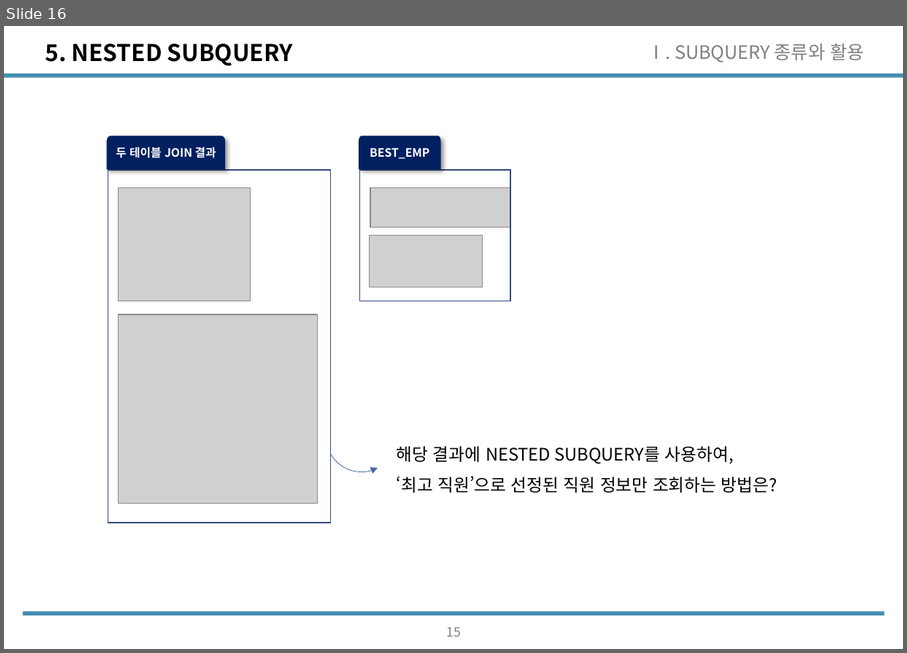
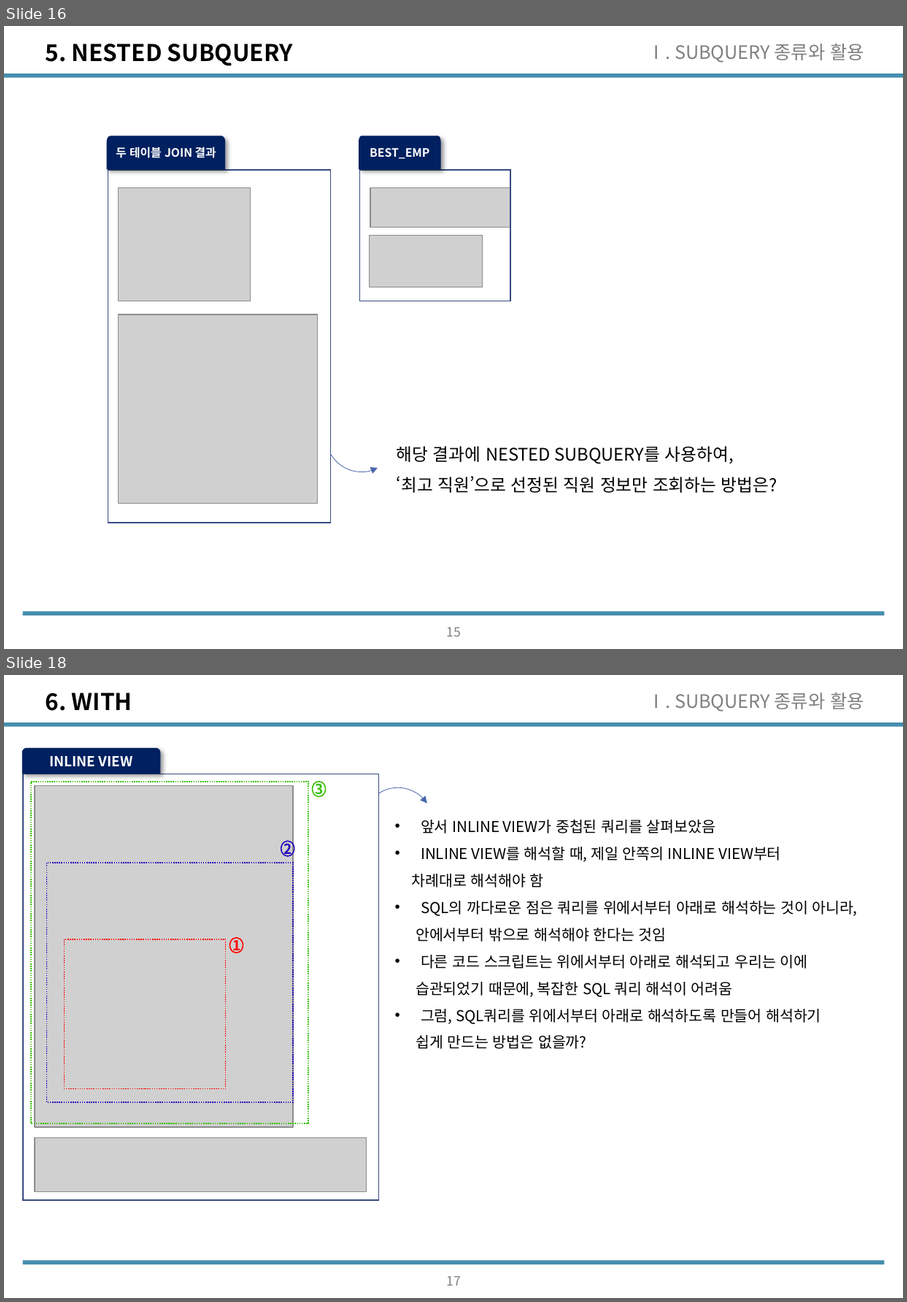
Before and after one commit to wooseok1152/SQL, a slide deck: SQL_seminar/SQL중상급활용_CH2.pptx. Shown one above the other, each under a label of ours: slide 16 before the commit, slides 16 and 18 after it; the slides between them are not shown. The pictures are 907x653 and 907x1302 pixels, drawn with LibreOffice and Linux fonts; fonts in the diff are those of the drawing; grey boxes stand for pictures. Boxes give left, top, right and bottom in pixels: in the first picture for what was removed or moved away, otherwise in the second. Text is boxed around its words. In the diff, an @@ line names an element or a change of style, - is before the commit and + after.

```diff
--- a/SQL_seminar/SQL중상급활용_CH2.pptx
+++ b/SQL_seminar/SQL중상급활용_CH2.pptx
@@ slide 18 added at [4, 675, 903, 1298], background #FFFFFF; not listed: 2 template elements that a slide beside it also shows @@
@@ title added at [46, 693, 132, 711], 20 pt, text #000000, bold @@
+6. WITH
@@ text added at [647, 693, 864, 711], 16 pt, text #808080 @@
+Ⅰ. SUBQUERY 종류와 활용
@@ group added at [22, 748, 379, 1200]: 4 rectangles, 3 ellipses, 2 pictures, 1 freeform shape @@
+INLINE VIEW
+1
+2
+3
@@ arc (boxed as its full ellipse) added at [350, 774, 449, 872], outline #4A66AC 0.5 pt @@
@@ text added at [412, 820, 858, 1049], 13 pt, text #000000 @@
+• 앞서 INLINE VIEW가 중첩된 쿼리를 살펴보았음
+• INLINE VIEW를 해석할 때, 제일 안쪽의 INLINE VIEW부터
+차례대로 해석해야 함
+• SQL의 까다로운 점은 쿼리를 위에서부터 아래로 해석하는 것이 아니라,
+안에서부터 밖으로 해석해야 한다는 것임
+• 다른 코드 스크립트는 위에서부터 아래로 해석되고 우리는 이에
+습관되었기 때문에, 복잡한 SQL 쿼리 해석이 어려움
+• 그럼, SQL쿼리를 위에서부터 아래로 해석하도록 만들어 해석하기
+쉽게 만드는 방법은 없을까?
@@ page number added at [446, 1276, 460, 1285], 11.1 pt, text #808080 @@
+17
```
Also in this commit, not shown: 4 slides changed, 11 other slides added, 1 other file.
